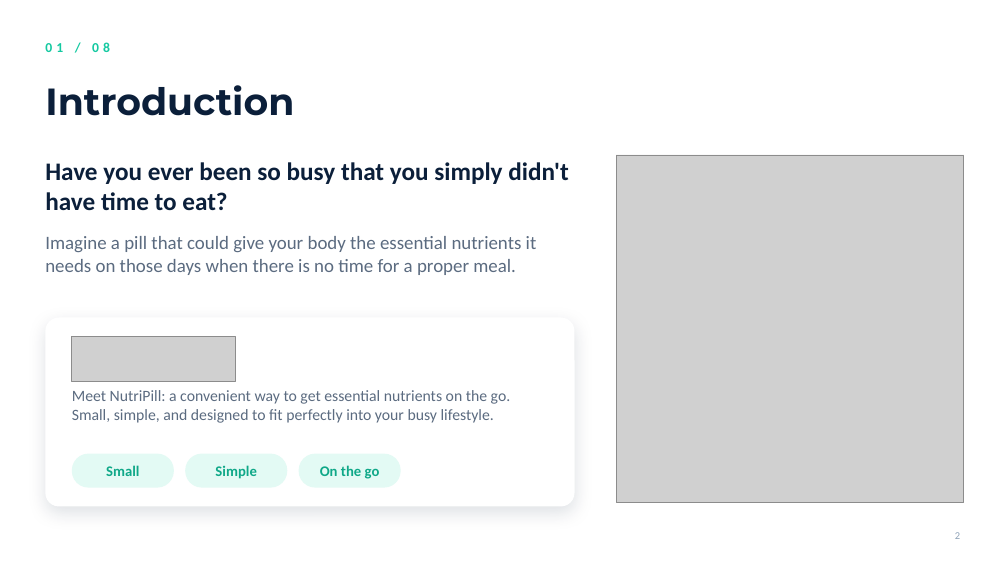
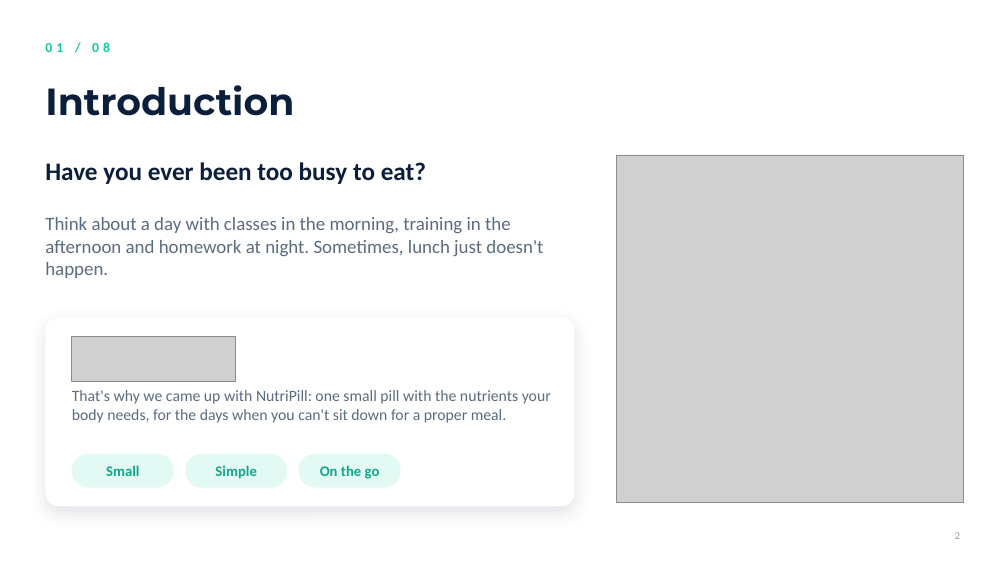
Before and after one commit to Johnporkthethird/english-presentaiton-, a slide deck: slide 2 of NutriPill.pptx. Drawn at 1008x567 pixels with LibreOffice and Linux fonts; fonts in the diff are those of the drawing; grey boxes stand for pictures; background and template pictures are left out. Boxes give left, top, right and bottom in pixels: in the first picture for what was removed or moved away, otherwise in the second. Text is boxed around its words. In the diff, an @@ line names an element or a change of style, - is before the commit and + after.

```diff
--- a/NutriPill.pptx
+++ b/NutriPill.pptx
@@ text at [45,162,426,184]: text changed @@
-Have you ever been so busy that you simply didn't have time to eat?
+Have you ever been too busy to eat?
@@ text at [45,217,543,278]: text changed @@
-Imagine a pill that could give your body the essential nutrients it needs on those days when there is no time for a proper meal.
+Think about a day with classes in the morning, training in the afternoon and homework at night. Sometimes, lunch just doesn't happen.
@@ text at [72,390,551,423]: text changed @@
-Meet NutriPill: a convenient way to get essential nutrients on the go. Small, simple, and designed to fit perfectly into your busy lifestyle.
+That's why we came up with NutriPill: one small pill with the nutrients your body needs, for the days when you can't sit down for a proper meal.
```
Also in this commit, not shown: 8 other slides changed, 2 other files.
